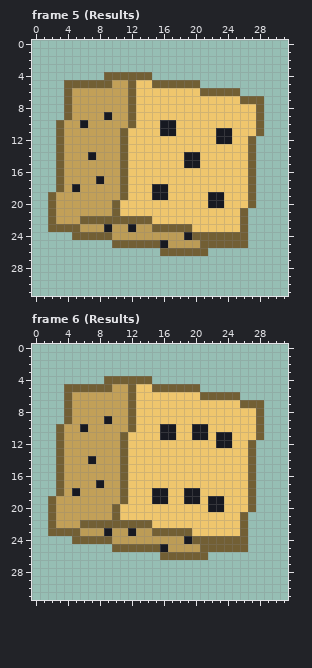
A pixel-art file gets an edit: assets/source/aseprite/dice/golden_d6.aseprite. The picture above was drawn from the file before the commit.
32x32 pixels, 6 frames. Shown: frame 5 (Results), frame 6 (Results). The commit also changed other frames, which this record leaves out.
After:
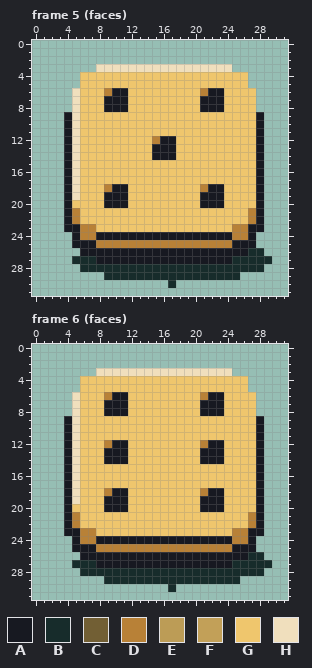
Palette (. is transparent): A #171921  B #172c2b  C #725f34  D #b88137  E #bc9c56  F #c2a058  G #efc66d  H #f0dfbd
Edits made:
--- frame 5 (faces)
@@ x 0..31 @@
  2 ................................
- 3 ................................
- 4 .........CCCCCC.................
- 5 ....CCCCCCFFCGGCCCCCC...........
- 6 ....CFFFFFFFCGGGGGGGGCCCCC......
- 7 ....CFFFFFFFCGGGGGGGGGGGGGCCC...
- 8 ....CFFFFFFFCGGGGGGGGGGGGGGGC...
- 9 ....CFFFFAFFCGGGGGGGGGGGGGGGC...
-10 ...CFFAFFFFFCGGGAAGGGGGGGGGGC...
-11 ...CFFFFFFFCGGGGAAGGGGGAAGGGC...
-12 ...CFFFFFFFCGGGGGGGGGGGAAGGC....
-13 ...CFFFFFFFCGGGGGGGGGGGGGGGC....
-14 ...CFFFAFFFCGGGGGGGAAGGGGGGC....
-15 ...CFFFFFFFCGGGGGGGAAGGGGGGC....
-16 ...CFFFFFFFCGGGGGGGGGGGGGGGC....
-17 ...CFFFFAFFCGGGGGGGGGGGGGGGC....
-18 ...CFAFFFFFCGGGAAGGGGGGGGGGC....
-19 ..CFFFFFFFFCGGGAAGGGGGAAGGGC....
-20 ..CFFFFFFFCGGGGGGGGGGGAAGGGC....
-21 ..CFFFFFFFCGGGGGGGGGGGGGGGC.....
-22 ..CFFFCCCCCCCCCGGGGGGGGGGGC.....
-23 ..CCCCEEEAEEAEECCCCCGGGGGGC.....
-24 .....CCCCCEEEEEEEEEACCCCCCC.....
-25 ..........CCCCCCAEEEECCCCCC.....
-26 ................CCCCCC..........
-27 ................................
-28 ................................
-29 ................................
-30 ................................
+ 3 ........HHHHHHHHHHHHHHHHH.......
+ 4 ......GGGGGGGGGGGGGGGGGGGGG.....
+ 5 ......GGGGGGGGGGGGGGGGGGGGG.....
+ 6 .....HGGGDAAGGGGGGGGGDAAGGGG....
+ 7 .....HGGGAAAGGGGGGGGGAAAGGGG....
+ 8 .....HGGGAAAGGGGGGGGGAAAGGGG....
+ 9 ....AHGGGGGGGGGGGGGGGGGGGGGGA...
+10 ....AHGGGGGGGGGGGGGGGGGGGGGGA...
+11 ....AHGGGGGGGGGGGGGGGGGGGGGGA...
+12 ....AHGGGGGGGGGDAAGGGGGGGGGGA...
+13 ....AHGGGGGGGGGAAAGGGGGGGGGGA...
+14 ....AHGGGGGGGGGAAAGGGGGGGGGGA...
+15 ....AHGGGGGGGGGGGGGGGGGGGGGGA...
+16 ....AHGGGGGGGGGGGGGGGGGGGGGGA...
+17 ....AHGGGGGGGGGGGGGGGGGGGGGGA...
+18 ....AHGGGDAAGGGGGGGGGDAAGGGGA...
+19 ....AHGGGAAAGGGGGGGGGAAAGGGGA...
+20 ....AGGGGAAAGGGGGGGGGAAAGGGGA...
+21 ....ADGGGGGGGGGGGGGGGGGGGGGDA...
+22 ....ADGGGGGGGGGGGGGGGGGGGGGDA...
+23 ....AADDGGGGGGGGGGGGGGGGGDDAA...
+24 .....ADDAAAAAAAAAAAAAAAAADDA....
+25 .....AAADDDDDDDDDDDDDDDDDAAA....
+26 ......AAAAAAAAAAAAAAAAAAAAABB...
+27 .....BBBAAAAAAAAAAAAAAAAABBBBB..
+28 ......BBBBBBBBBBBBBBBBBBBBBBB...
+29 .........BBBBBBBBBBBBBBBBB......
+30 .................B..............
 31 ................................
--- frame 6 (faces)
@@ x 0..31 @@
  2 ................................
- 3 ................................
- 4 .........CCCCCC.................
- 5 ....CCCCCCFFCGGCCCCCC...........
- 6 ....CFFFFFFFCGGGGGGGGCCCCC......
- 7 ....CFFFFFFFCGGGGGGGGGGGGGCCC...
- 8 ....CFFFFFFFCGGGGGGGGGGGGGGGC...
- 9 ....CFFFFAFFCGGGGGGGGGGGGGGGC...
-10 ...CFFAFFFFFCGGGAAGGAAGGGGGGC...
-11 ...CFFFFFFFCGGGGAAGGAAGAAGGGC...
-12 ...CFFFFFFFCGGGGGGGGGGGAAGGC....
-13 ...CFFFFFFFCGGGGGGGGGGGGGGGC....
-14 ...CFFFAFFFCGGGGGGGGGGGGGGGC....
-15 ...CFFFFFFFCGGGGGGGGGGGGGGGC....
-16 ...CFFFFFFFCGGGGGGGGGGGGGGGC....
-17 ...CFFFFAFFCGGGGGGGGGGGGGGGC....
-18 ...CFAFFFFFCGGGAAGGAAGGGGGGC....
-19 ..CFFFFFFFFCGGGAAGGAAGAAGGGC....
-20 ..CFFFFFFFCGGGGGGGGGGGAAGGGC....
-21 ..CFFFFFFFCGGGGGGGGGGGGGGGC.....
-22 ..CFFFCCCCCCCCCGGGGGGGGGGGC.....
-23 ..CCCCEEEAEEAEECCCCCGGGGGGC.....
-24 .....CCCCCEEEEEEEEEACCCCCCC.....
-25 ..........CCCCCCAEEEECCCCCC.....
-26 ................CCCCCC..........
-27 ................................
-28 ................................
-29 ................................
-30 ................................
+ 3 ........HHHHHHHHHHHHHHHHH.......
+ 4 ......GGGGGGGGGGGGGGGGGGGGG.....
+ 5 ......GGGGGGGGGGGGGGGGGGGGG.....
+ 6 .....HGGGDAAGGGGGGGGGDAAGGGG....
+ 7 .....HGGGAAAGGGGGGGGGAAAGGGG....
+ 8 .....HGGGAAAGGGGGGGGGAAAGGGG....
+ 9 ....AHGGGGGGGGGGGGGGGGGGGGGGA...
+10 ....AHGGGGGGGGGGGGGGGGGGGGGGA...
+11 ....AHGGGGGGGGGGGGGGGGGGGGGGA...
+12 ....AHGGGDAAGGGGGGGGGDAAGGGGA...
+13 ....AHGGGAAAGGGGGGGGGAAAGGGGA...
+14 ....AHGGGAAAGGGGGGGGGAAAGGGGA...
+15 ....AHGGGGGGGGGGGGGGGGGGGGGGA...
+16 ....AHGGGGGGGGGGGGGGGGGGGGGGA...
+17 ....AHGGGGGGGGGGGGGGGGGGGGGGA...
+18 ....AHGGGDAAGGGGGGGGGDAAGGGGA...
+19 ....AHGGGAAAGGGGGGGGGAAAGGGGA...
+20 ....AGGGGAAAGGGGGGGGGAAAGGGGA...
+21 ....ADGGGGGGGGGGGGGGGGGGGGGDA...
+22 ....ADGGGGGGGGGGGGGGGGGGGGGDA...
+23 ....AADDGGGGGGGGGGGGGGGGGDDAA...
+24 .....ADDAAAAAAAAAAAAAAAAADDA....
+25 .....AAADDDDDDDDDDDDDDDDDAAA....
+26 ......AAAAAAAAAAAAAAAAAAAAABB...
+27 .....BBBAAAAAAAAAAAAAAAAABBBBB..
+28 ......BBBBBBBBBBBBBBBBBBBBBBB...
+29 .........BBBBBBBBBBBBBBBBB......
+30 .................B..............
 31 ................................
Boxes around the changes in both pictures, in picture pixels (x1, y1, x2, y2):
changed: (48, 64, 272, 288)
changed: (48, 368, 272, 592)
